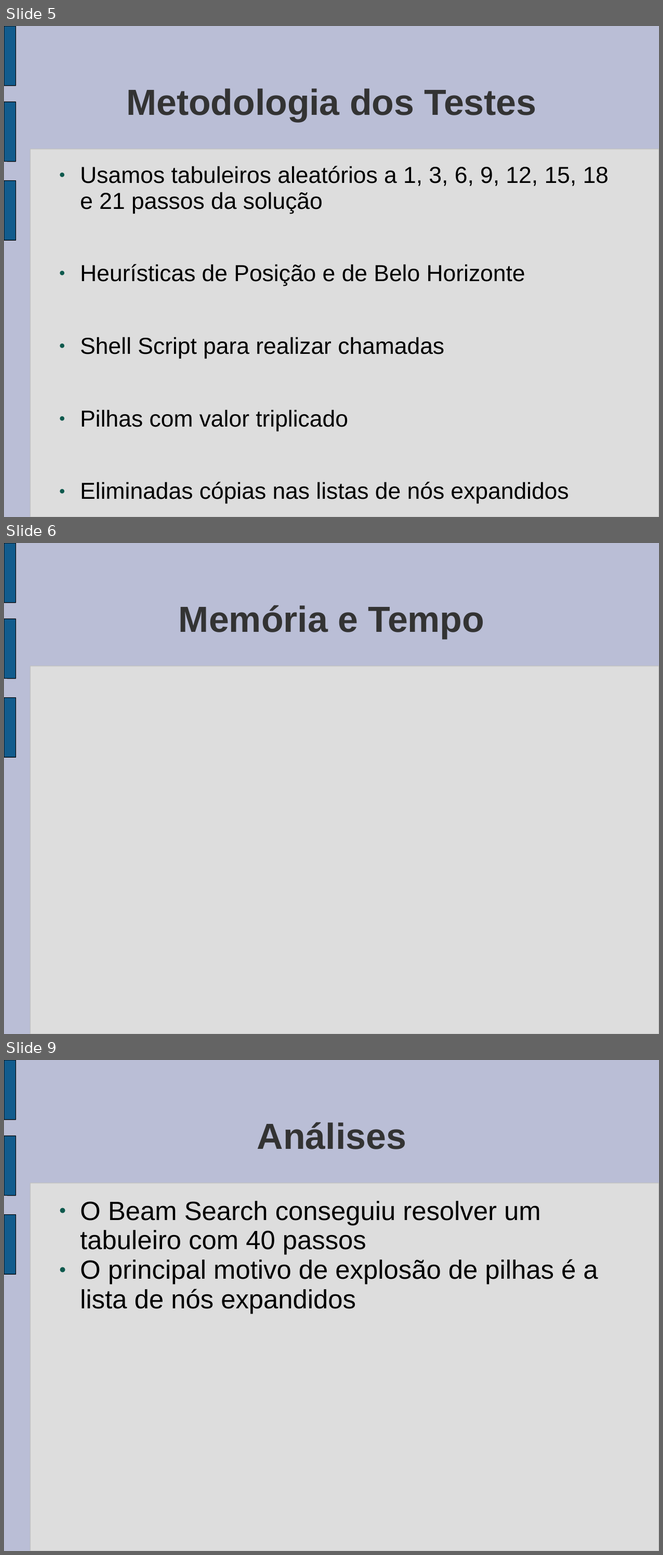
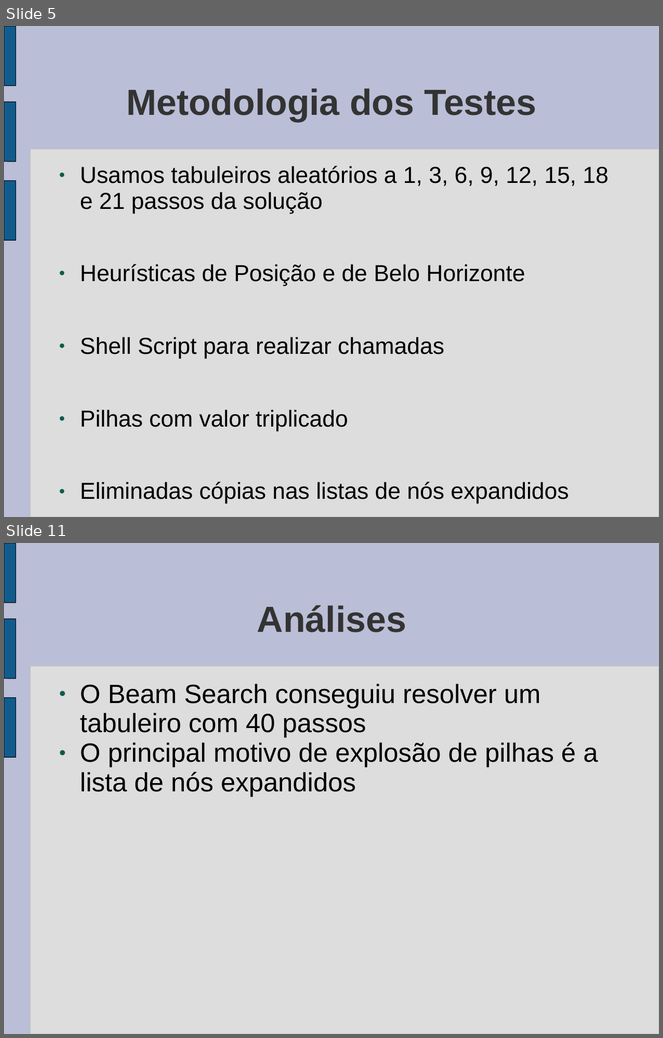
Before and after one commit to syeryoha/15puzzle-prolog, a slide deck: doc/apresentacao.ppt. Shown one above the other, each under a label of ours: slides 5, 6 and 9 before the commit, slides 5 and 11 after it; the slides between them are not shown. The pictures are 663x1555 and 663x1038 pixels, drawn with LibreOffice and Linux fonts; fonts in the diff are those of the drawing. Boxes give left, top, right and bottom in pixels: in the first picture for what was removed or moved away, otherwise in the second. Text is boxed around its words. In the diff, an @@ line names an element or a change of style, - is before the commit and + after.

```diff
--- a/doc/apresentacao.ppt
+++ b/doc/apresentacao.ppt
@@ slide 6 removed at (4, 543, 659, 1034), background #BABED6; not listed: 4 template elements that a slide beside it also shows @@
@@ title removed at (179, 605, 485, 639) @@
-Memória e Tempo
@@ what was slide 9 is now slide 11 @@
```
Also in this commit, not shown: 2 slides changed, 3 slides added, 10 other files.
